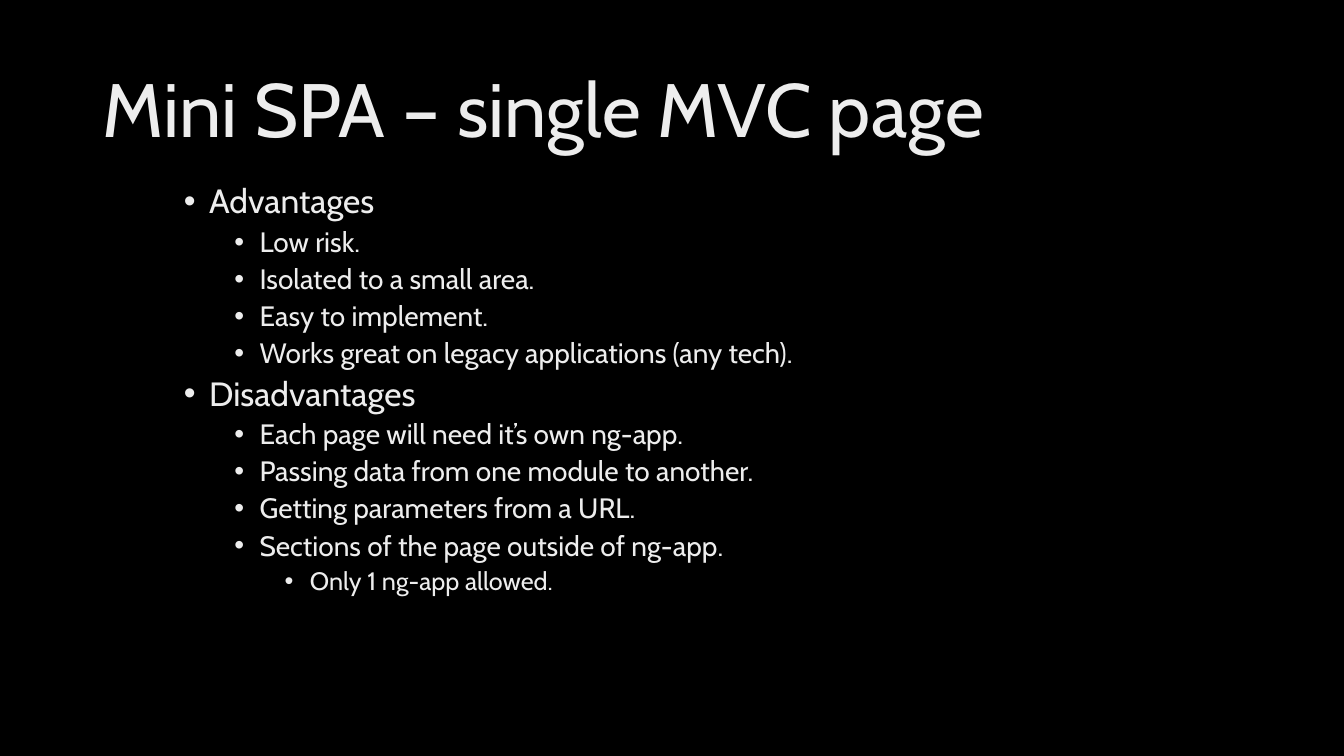
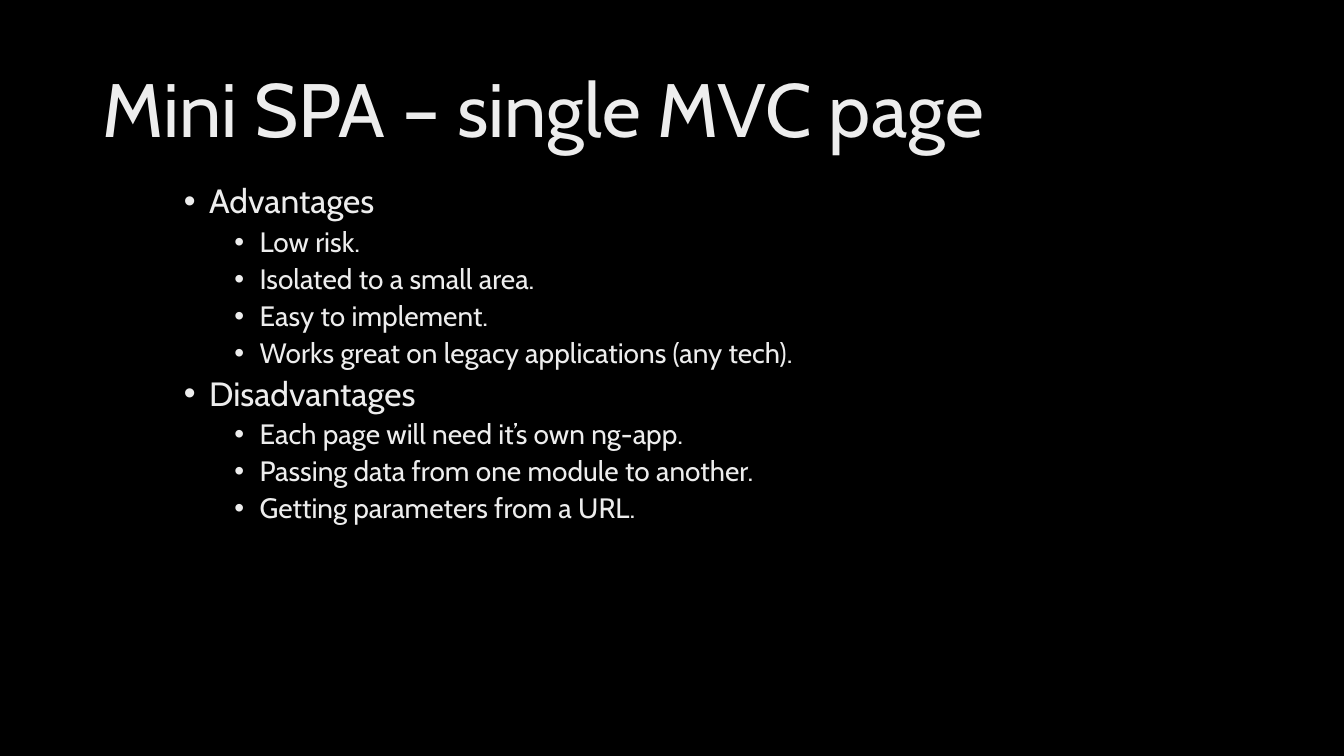
Before and after one commit to ryanlangton/angularjs-mvc, a slide deck: slide 26 of AngularJSdotNet.pptx (slide 25 before the commit). Drawn at 1344x756 pixels with LibreOffice and Linux fonts; fonts in the diff are those of the drawing; background and template pictures are left out. Boxes give left, top, right and bottom in pixels: in the first picture for what was removed or moved away, otherwise in the second. Text is boxed around its words. In the diff, an @@ line names an element or a change of style, - is before the commit and + after.

```diff
--- a/AngularJSdotNet.pptx
+++ b/AngularJSdotNet.pptx
@@ text at (x1=260, y1=535, x2=723, y2=597): paragraphs removed @@
-    • Sections of the page outside of ng-app.
-      • Only 1 ng-app allowed.
```
Also in this commit, not shown: 7 other slides changed, 5 slides added, 1 slide removed, 28 other files.
